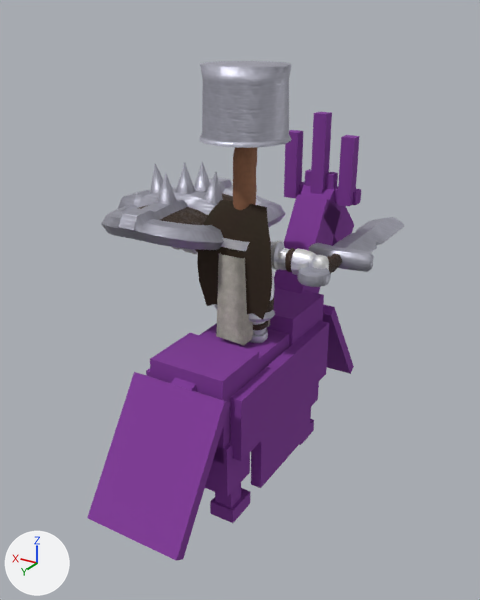
Before and after pictures for a commit that changed the glTF model csharp/Unciv.Godot/Packs/units/models/unit/Knight.glb.
The view is the same before and after, from a camera (50 mm lens) standing at (-1.23, 2.09, 1.83) and looking at (0.06, -0.07, 0.74). The lights are fixed; the arrows at lower left show +X, +Y and +Z. The picture after the commit comes second. Vertices at exactly the same position are counted once.

The first picture shows '1H_Sword', 'HorseMesh', 'Knight_Cape', 'Spike_Shield', 'Warrior'.
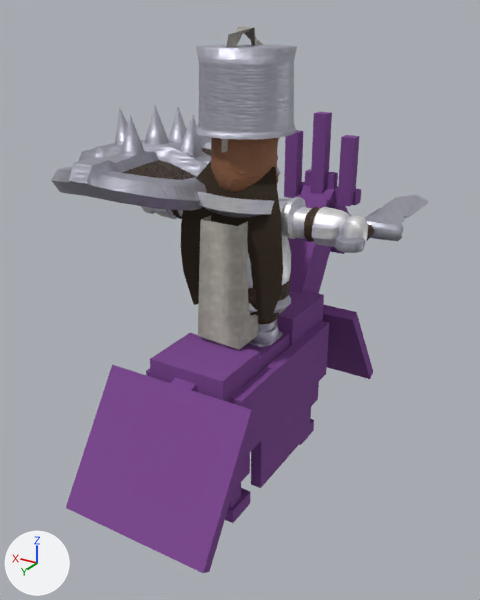
The change, as a diff of the scene's bpy script:
```diff
--- a/csharp/Unciv.Godot/Packs/units/models/unit/Knight.glb.py
+++ b/csharp/Unciv.Godot/Packs/units/models/unit/Knight.glb.py
@@ me_horse @@
 # used by ob_horsemesh; location = (0.0, 0.0, 0.0)
-me_horse.from_pydata(...)  # 256 vertices, 400 faces; spans x -0.21..0.21, y -0.95..0.77, z 0.0..1.43
+me_horse.from_pydata(...)  # 256 vertices, 400 faces; spans x -0.3..0.3, y -0.95..0.77, z 0.0..1.43
+# me_horse part 1: the loose piece of 8 vertices spanning x -0.19..0.19, y -0.77..-0.42, z 0.15..0.63 is scaled about its middle by (1.54, 1, 1)
+# me_horse part 2: the loose piece of 8 vertices spanning x -0.19..0.19, y 0.42..0.77, z 0.15..0.63 is scaled about its middle by (1.54, 1, 1)
 me_horse.materials.append(mat_horse)
@@ me_mesh_skinned @@
 # used by ob_warrior; location = (0.0, 0.0, 0.57); scale = (0.379, 0.379, 0.379)
-me_mesh_skinned.from_pydata(...)  # 2491 vertices, 4640 faces; spans x -0.92..0.92, y -0.45..0.43, z 0.0..2.9
+me_mesh_skinned.from_pydata(...)  # 2535 vertices, 4724 faces; spans x -0.95..0.95, y -0.37..0.38, z 0.0..2.39
+# me_mesh_skinned part 3: the loose piece of 20 vertices spanning x -0.17..0.17, y -0.28..0.29, z 0.21..1.13 is scaled about the mesh origin by (1.1, 1.3, 1)
+# me_mesh_skinned part 4: the loose piece of 82 vertices spanning x -0.44..0.44, y -0.45..0.43, z 2.22..2.9 is scaled about its middle by (0.81, 0.81, 0.816), then moved by (0.0, -0.01, -0.57)
+# me_mesh_skinned part 5: a new loose piece of 44 vertices spanning x -0.06..0.06, y -0.34..0.31, z 1.61..2.39, in mat_teamcolor
+# me_mesh_skinned part 6: 9 vertices moved within x -0.89..0.89, y -0.22..0.06, z 0.24..1.02; 1891 vertices removed from x -0.92..0.92, y -0.3..0.24, z 0.0..2.31; 1797 vertices added at x -0.95..0.95, y -0.3..0.32, z 0.0..1.8
+# other edits to the shape of me_mesh_skinned do not show in these pictures
 me_mesh_skinned.materials.append(mat_bronze)
@@ ob_warrior @@
 ob_warrior.location = (0.0, 0.0, 0.57)
-ob_warrior.scale = (0.379, 0.379, 0.379)
+ob_warrior.scale = (0.51, 0.51, 0.51)
@@ ob_spike_shield @@
 ob_spike_shield = bpy.data.objects.new('Spike_Shield', me_mesh_spike_shield)
-ob_spike_shield.location = (0.32, -0.071, 1.074)
+ob_spike_shield.location = (0.446, -0.061, 1.24)
 ob_spike_shield.rotation_euler = (-1.571, 0.0, -3.142)  # degrees (-90, 0, -180)
-ob_spike_shield.scale = (0.679, 0.679, 0.679)
+ob_spike_shield.scale = (0.829, 0.829, 0.829)
@@ ob_1h_sword @@
 ob_1h_sword = bpy.data.objects.new('1H_Sword', me_mesh_1h_sword)
-ob_1h_sword.location = (-0.32, -0.077, 0.968)
+ob_1h_sword.location = (-0.446, -0.062, 1.111)
 ob_1h_sword.rotation_euler = (1.571, 0.0, 0.0)  # degrees (90, 0, 0)
-ob_1h_sword.scale = (0.523, 0.523, 0.523)
+ob_1h_sword.scale = (0.462, 0.462, 0.462)
@@ ob_knight_cape @@
 ob_knight_cape = bpy.data.objects.new('Knight_Cape', me_mesh_knight_cape)
-ob_knight_cape.location = (0.0, 0.0, 1.185)
-ob_knight_cape.scale = (0.341, 0.227, 0.379)
+ob_knight_cape.location = (0.0, 0.0, 1.337)
+ob_knight_cape.scale = (0.459, 0.306, 0.51)
```

Where the change shows, as pixel boxes [x1, y1, x2, y2] in the pictures (480 x 600 px; the box of a moved part takes in the faces that stretch with it):
'HorseMesh', reshaped (12% wider)
    before: [87, 112, 361, 561]
    after: [66, 112, 373, 573]
'Warrior', reshaped, rescaled (44% wider, 14% taller)
    before: [172, 61, 329, 345]
    after: [141, 27, 368, 350]
'Spike_Shield', moved, rescaled (24% wider, 20% taller)
    before: [101, 162, 285, 250]
    after: [51, 105, 280, 211]
'Knight_Cape', moved, rescaled (36% wider, 36% taller)
    before: [197, 200, 272, 320]
    after: [181, 161, 283, 324]
'1H_Sword', moved, rescaled (11% narrower, 15% shorter)
    before: [297, 217, 404, 287]
    after: [334, 194, 429, 253]
part 1 of me_horse, moved or reshaped
    before: [323, 305, 354, 374]
    after: [323, 305, 373, 379]
part 2 of me_horse, moved or reshaped
    before: [87, 372, 230, 561]
    after: [66, 365, 257, 573]
part 3 of me_mesh_skinned, moved or reshaped
    before: [216, 253, 270, 345]
    after: [198, 215, 286, 350]
part 4 of me_mesh_skinned, moved or reshaped
    before: [199, 61, 292, 148]
    after: [196, 44, 297, 139]
part 5 of me_mesh_skinned, added
    after: [221, 27, 263, 152]
part 6 of me_mesh_skinned, moved or reshaped
    before: [172, 147, 329, 343]
    after: [141, 137, 368, 347]
